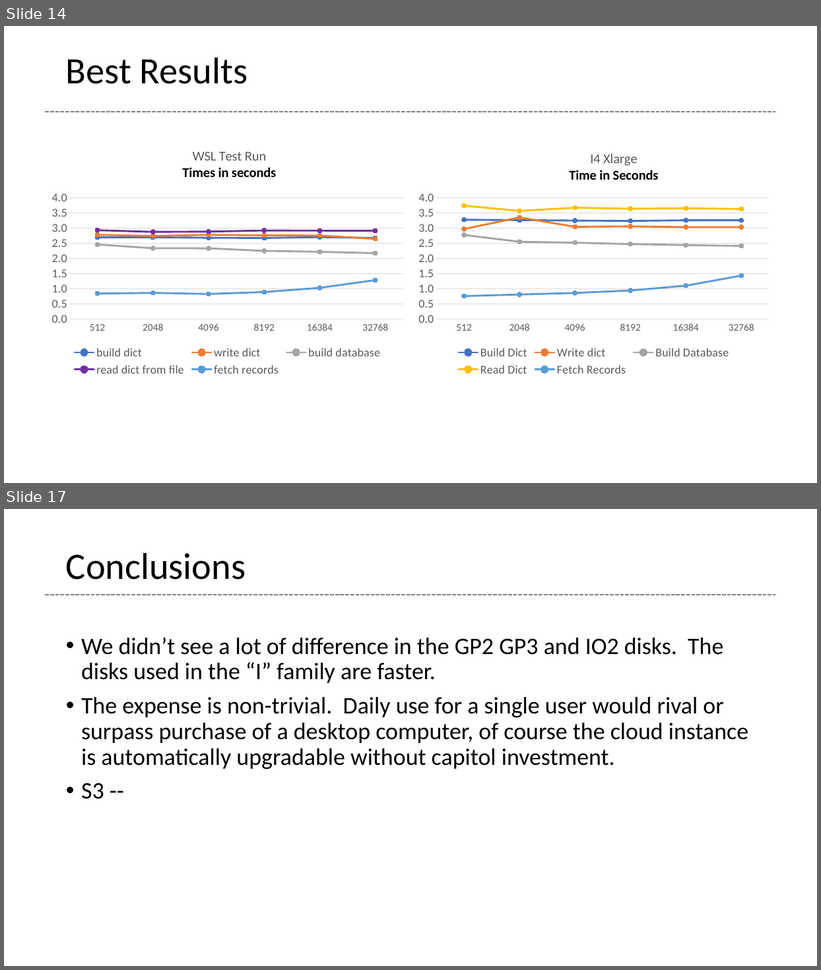
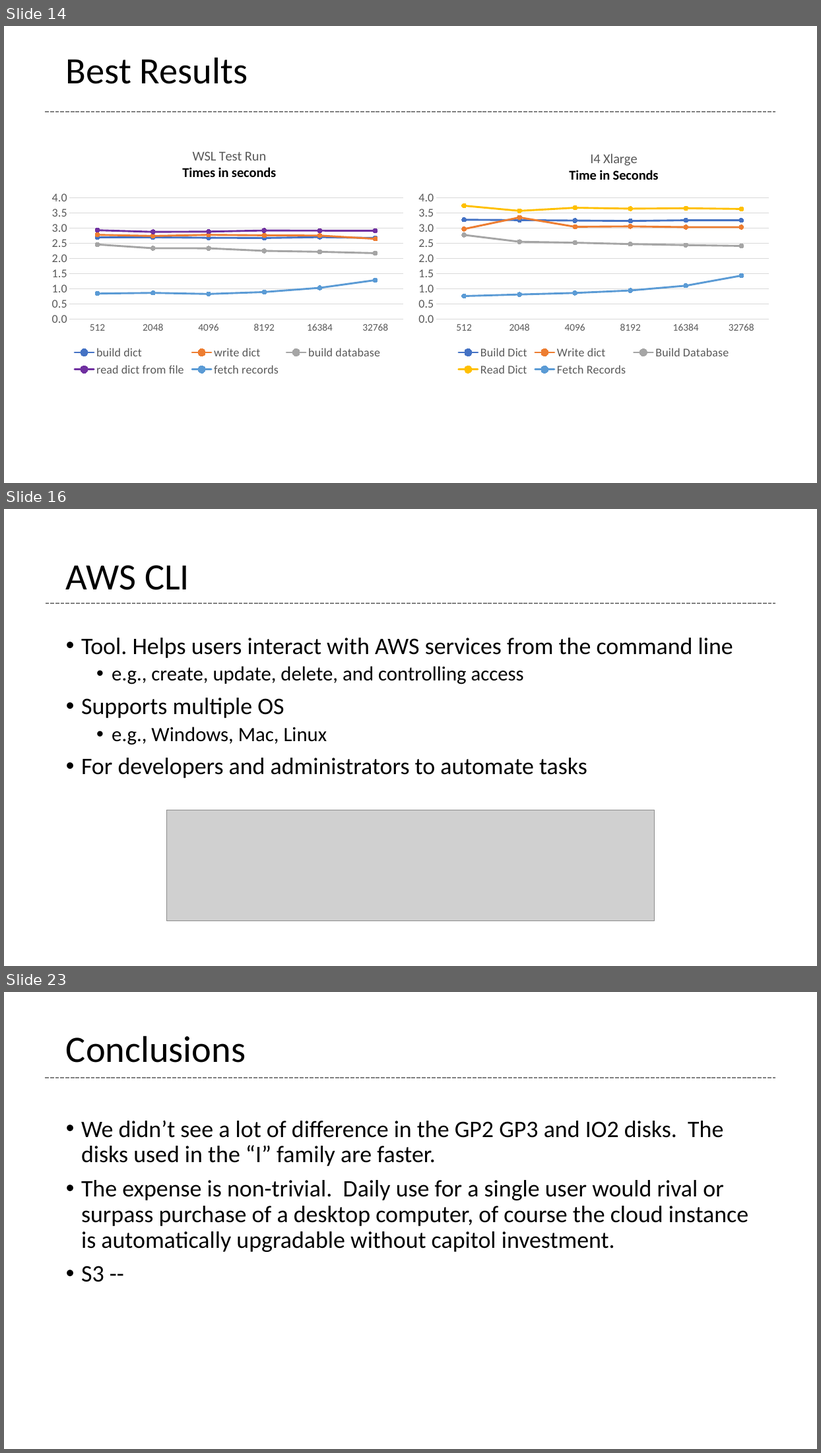
Before and after one commit to glenntu15/BuildVoterDatabase, a slide deck: Proj_presentation.pptx. Shown one above the other, each under a label of ours: slides 14 and 17 before the commit, slides 14, 16 and 23 after it; the slides between them are not shown. The pictures are 821x970 and 821x1453 pixels, drawn with LibreOffice and Linux fonts; fonts in the diff are those of the drawing; grey boxes stand for pictures. Boxes give left, top, right and bottom in pixels: in the first picture for what was removed or moved away, otherwise in the second. Text is boxed around its words. In the diff, an @@ line names an element or a change of style, - is before the commit and + after.

```diff
--- a/Proj_presentation.pptx
+++ b/Proj_presentation.pptx
@@ slide 16 added at (x1=4, y1=509, x2=817, y2=966), background #FFFFFF @@
@@ title added at (x1=66, y1=565, x2=189, y2=590), 44 pt, text #000000 @@
+AWS CLI
@@ line added from (46, 603) to (776, 603), #808080 1.5 pt dashed @@
@@ text added at (x1=81, y1=638, x2=733, y2=778), 28 pt, text #000000 @@
+• Tool. Helps users interact with AWS services from the command line
+  • e.g., create, update, delete, and controlling access
+• Supports multiple OS
+  • e.g., Windows, Mac, Linux
+• For developers and administrators to automate tasks
@@ picture added at (x1=167, y1=811, x2=655, y2=921) @@
@@ what was slide 17 is now slide 23 @@
```
Also in this commit, not shown: 6 slides changed, 7 other slides added, 2 slides removed.
